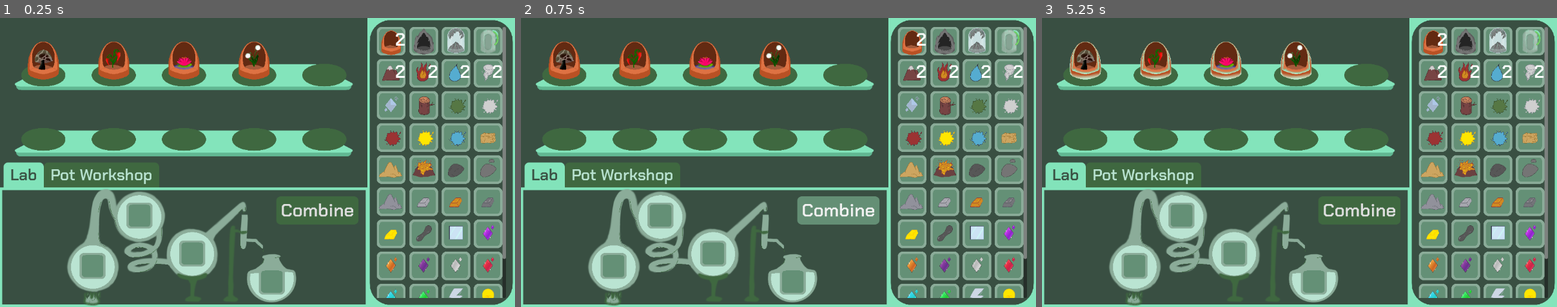
Above: before the commit, frames 1-3 (left to right).
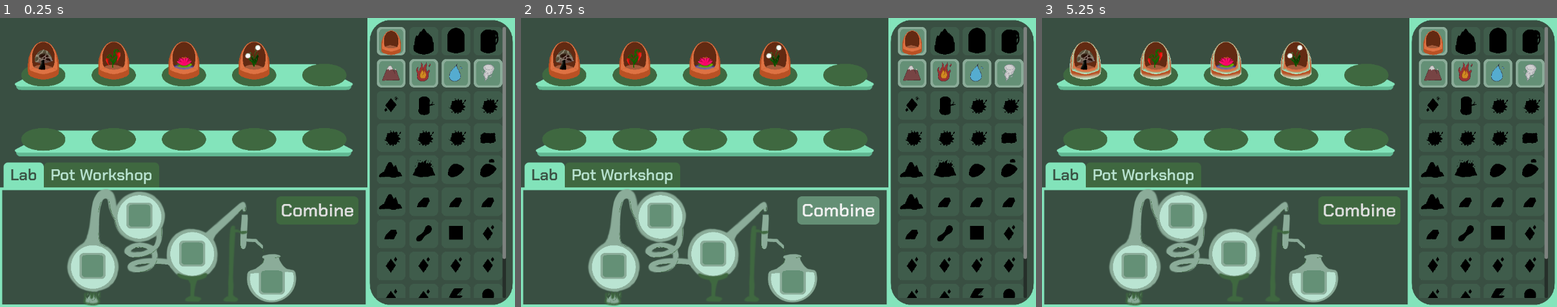
Above: after the commit, the same moments.

Repository: Girlies-stdio/elementalchemy
Game: Godot game, scene res://Scenes/main.tscn
Two runs of this game, one before a commit and one after it. Both use one fixed random seed, a clock stepped at 60 frames per second and the inputs below.
Inputs (mouse positions are in pixels of both pictures, inside the frame that each line leads up to):
- Up to frame 1 (0.25 s): no input
- Up to frame 2 (0.75 s): click "Combine" at 0.5 s
- Up to frame 3 (5.25 s): click (1083, 58) at 1.25 s; click (1155, 58) at 2 s; click (1227, 58) at 2.75 s; click (1294, 58) at 3.5 s; click (1366, 58) at 4.25 s; click (1083, 122) at 5 s

The runs differ from the first frame. In frame 1, 16% of the frame differs, in the area x 73-98%, y 3-97%; in frame 2, 16%; in frame 3, 16%.

Commit message:
fix: clicking on harvestable items puts them back

Diff:
--- a/Inventory/inventory.gd
+++ b/Inventory/inventory.gd
@@ -23,8 +23,7 @@
 	insert(GlobalScript.ALL_ITEMS[5])
 	insert(GlobalScript.ALL_ITEMS[6])
 	insert(GlobalScript.ALL_ITEMS[7])
-	#TODO: Remove next line
-	devCheat()
+	#devCheat()
 
 func insert(item: Item, n: int = 1) -> void:
 	var slot = slots[item]
--- a/Inventory/item_stack_gui.gd
+++ b/Inventory/item_stack_gui.gd
@@ -15,7 +15,6 @@
 func _process(_delta):
 	amountLabel.visible = true if amount > 1 else false
 
-#TODO: Potentiellement griser ici le sprite si on en a 0, et lock si on n'a pas débloqué
 func update():
 	var slot = inventory.slots[item]
 	amount = slot.amount
--- a/Scenes/main.tscn
+++ b/Scenes/main.tscn
@@ -345,6 +345,7 @@
 [node name="combine" type="AudioStreamPlayer" parent="."]
 stream = ExtResource("20_ee4r6")
 
+[connection signal="putItemBack" from="HBoxContainer/VBoxContainer/NinePatchRect/MarginContainer/Garden" to="HBoxContainer/InventoryGUI" method="putItemBack"]
 [connection signal="pressed" from="HBoxContainer/VBoxContainer/Workbench/WorkbenchTabs/Pot Workshop/MarginContainer/HBoxContainer/Type1/Button" to="HBoxContainer/VBoxContainer/Workbench/WorkbenchTabs/Pot Workshop" method="_on_button1_pressed"]
 [connection signal="pressed" from="HBoxContainer/VBoxContainer/Workbench/WorkbenchTabs/Pot Workshop/MarginContainer/HBoxContainer/Type2/Button" to="HBoxContainer/VBoxContainer/Workbench/WorkbenchTabs/Pot Workshop" method="_on_button2_pressed"]
 [connection signal="pressed" from="HBoxContainer/VBoxContainer/Workbench/WorkbenchTabs/Pot Workshop/MarginContainer/HBoxContainer/Type3/Button" to="HBoxContainer/VBoxContainer/Workbench/WorkbenchTabs/Pot Workshop" method="_on_button3_pressed"]
--- a/Scripts/garden.gd
+++ b/Scripts/garden.gd
@@ -10,6 +10,8 @@
 
 var jar_slots: Array[JarSlot] = []
 var sound_type: Array[AudioStreamPlayer] = []
+
+signal putItemBack
 
 # Initialize the garden with empty jar slots.
 func _ready() -> void:
@@ -48,7 +50,7 @@
 			if jar_slot.potSprite.texture == jar_slot.jar.texture_ready:
 				GlobalScript.insertInHand(jar_slot.plant)
 				GlobalScript.itemInHand.global_position = get_global_mouse_position()
-				await fakeRightClick()
+				putItemBack.emit()
 				timer(jar_slot)
 				jar_slot.harvestable = false
 	else:
@@ -61,7 +63,7 @@
 				timer(jar_slot)
 			else:
 				#back in inventory
-				await fakeRightClick()
+				putItemBack.emit()
 
 		elif !jar_slot.jar && !jar_slot.plant && iih.item is Pot:
 			#insert jar in slot
@@ -83,7 +85,6 @@
 						jar_slot.timer = null)
 
 func updateGUI():
-	#TODO: center textures correctly
 	for slot in jar_slots:
 		slot.update_gui()
 
@@ -102,9 +103,3 @@
 		slot.timer.queue_free()
 		slot.timer = null
 	updateGUI()
-
-#We simulate a right click to have the animation that takes the item back in its slot from the Inventory GUI
-func fakeRightClick() -> void:
-	Input.action_press("Right_click")
-	await get_tree().create_timer(0.05).timeout
-	Input.action_release("Right_click")
--- a/Scripts/lab.gd
+++ b/Scripts/lab.gd
@@ -101,7 +101,6 @@
 
 func update_slot_visuals():
 	for slot in slots:
-	#TODO: center item correctly
 		var sprite = slot.item_sprite
 		if slot.item:
 			sprite.texture = slot.item.texture
Not shown: 1 places in Scenes/Intro.tscn that only renumber resources
